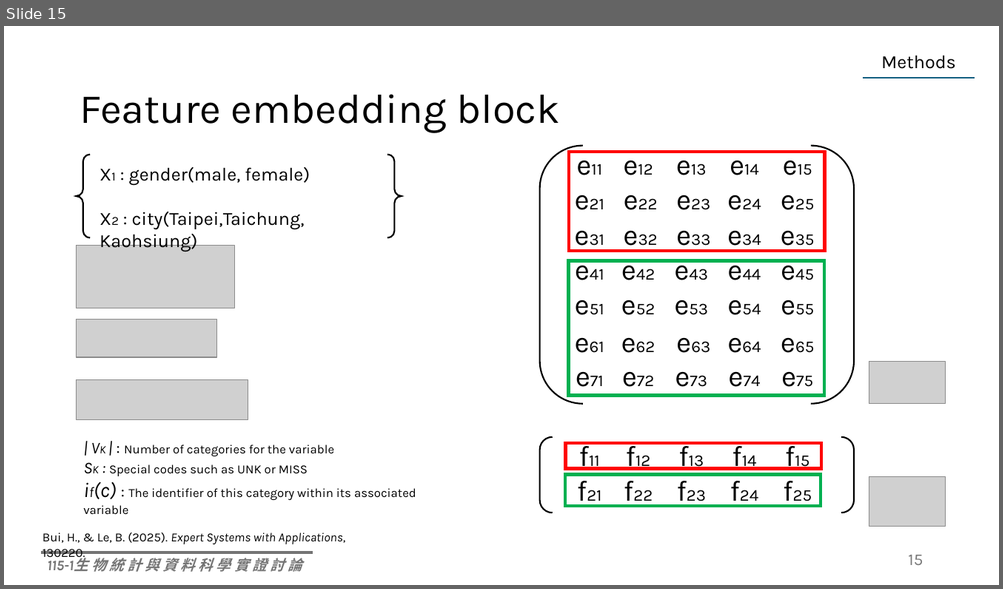
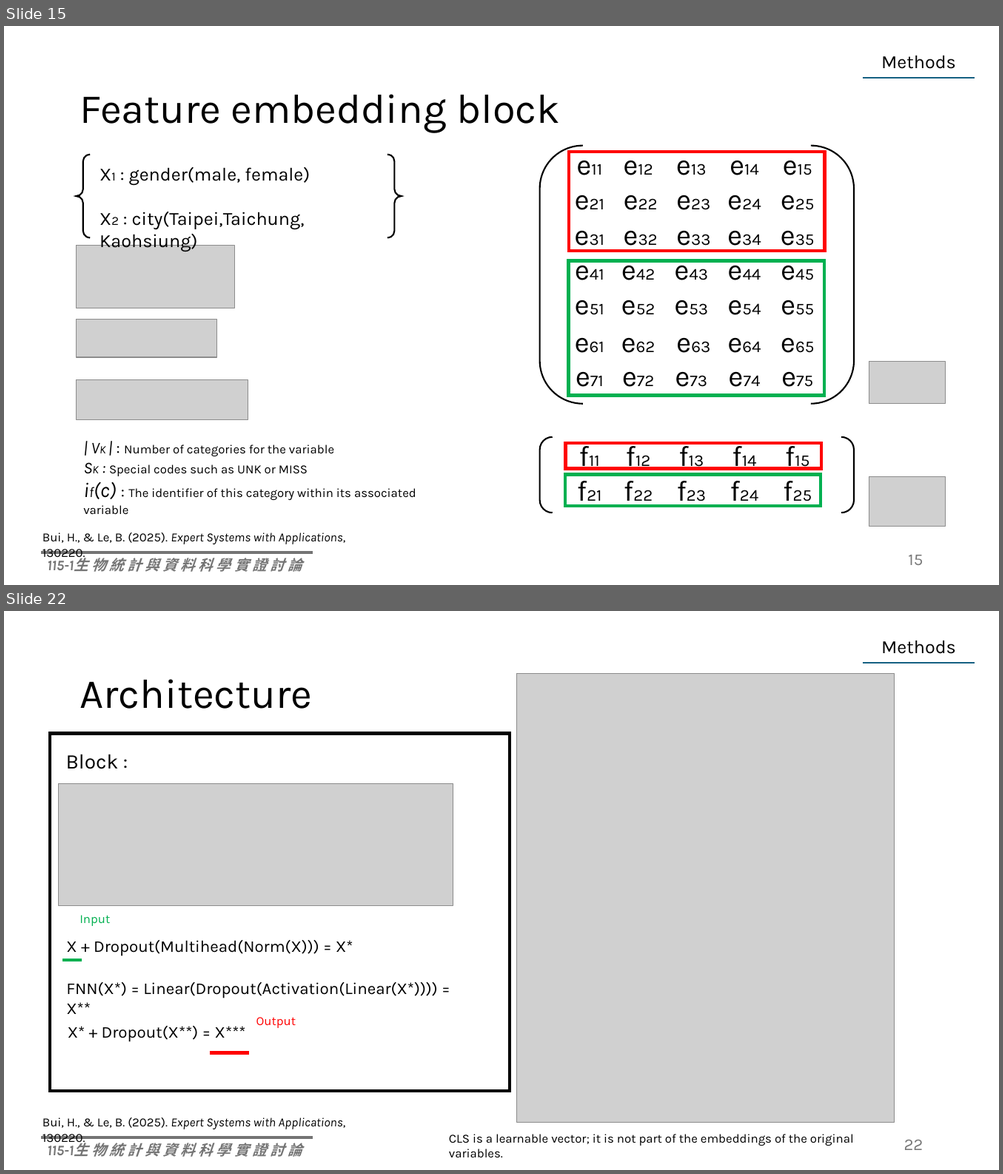
Before and after one commit to Lai-jun-yan/Deep_glm, a slide deck: seminar/Fusing global attention and self-attention for better performance and.pptx. Shown one above the other, each under a label of ours: slide 15 before the commit, slides 15 and 22 after it; the slides between them are not shown. The pictures are 1003x589 and 1003x1174 pixels, drawn with LibreOffice and Linux fonts; fonts in the diff are those of the drawing; grey boxes stand for pictures. Boxes give left, top, right and bottom in pixels: in the first picture for what was removed or moved away, otherwise in the second. Text is boxed around its words. In the diff, an @@ line names an element or a change of style, - is before the commit and + after.

```diff
--- a/seminar/Fusing global attention and self-attention for better performance and.pptx
+++ b/seminar/Fusing global attention and self-attention for better performance and.pptx
@@ slide 22 added at bbox=[4, 611, 999, 1170], background #FFFFFF; not listed: 2 template elements that a slide beside it also shows @@
@@ text added at bbox=[881, 640, 956, 654], 18 pt, text #000000 @@
+Methods
@@ picture added at bbox=[517, 674, 894, 1123] @@
@@ line added from (862, 664) to (975, 664), #156082 1.5 pt @@
@@ title added at bbox=[79, 679, 312, 709], 40 pt, text #000000 @@
+Architecture
@@ rectangle added at bbox=[50, 733, 510, 1091], outline #000000 3 pt @@
@@ text added at bbox=[66, 755, 119, 769], 20 pt, text #000000 @@
+Block :
@@ picture added at bbox=[59, 783, 452, 906] @@
@@ text added at bbox=[79, 915, 110, 926], 12 pt, text #00B050 @@
+Input
@@ text added at bbox=[66, 940, 353, 957], 16 pt, text #000000 @@
+X + Dropout(Multihead(Norm(X))) = X*
@@ line added from (63, 960) to (82, 960), #00B050 3 pt @@
@@ text added at bbox=[66, 982, 438, 1014], 16 pt, text #000000 @@
+FNN(X*) = Linear(Dropout(Activation(Linear(X*)))) = X**
@@ text added at bbox=[68, 1026, 246, 1042], 16 pt, text #000000 @@
+X* + Dropout(X**) = X***
@@ text added at bbox=[256, 1017, 296, 1028], 12 pt, text #FF0000 @@
+Output
@@ line added from (209, 1054) to (249, 1054), #FF0000 3 pt @@
@@ text added at bbox=[42, 1118, 346, 1130], 12 pt, text #000000, italic @@
+Bui, H., & Le, B. (2025). Expert Systems with Applications, 130220.
@@ text added at bbox=[449, 1134, 854, 1159], 12 pt, text #000000 @@
+CLS is a learnable vector; it is not part of the embeddings of the original variables.
@@ page number added at bbox=[904, 1140, 923, 1150], 16 pt, text #797979 @@
+22
```
Also in this commit, not shown: 5 slides changed, 2 other slides added.
